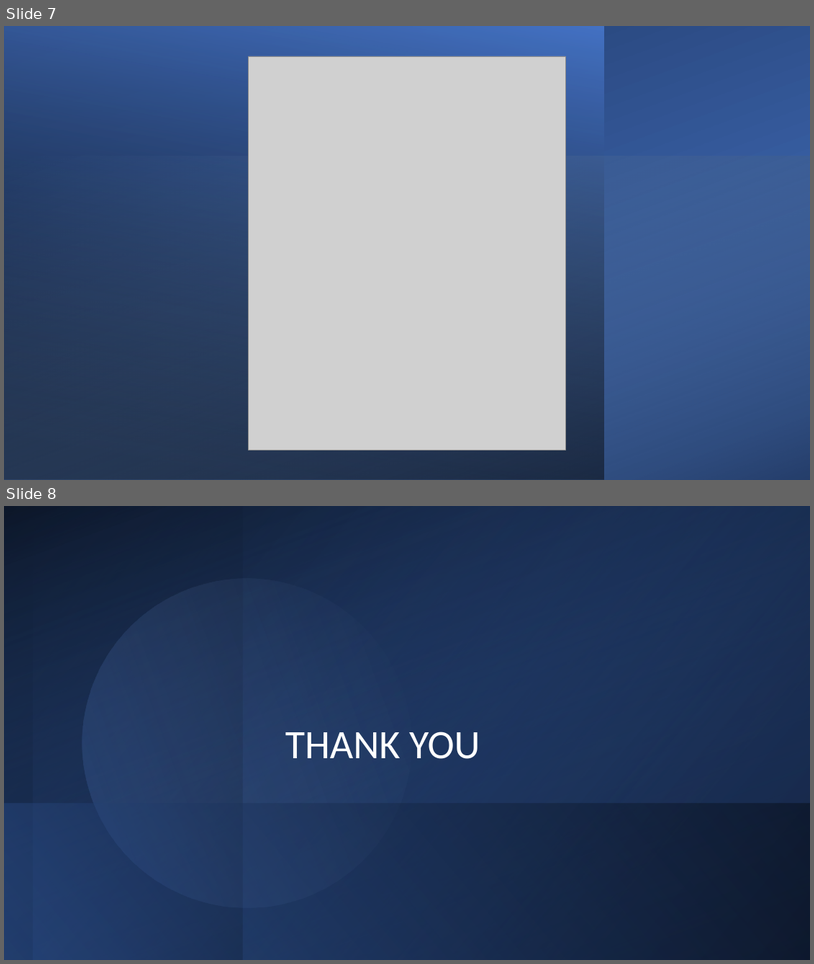
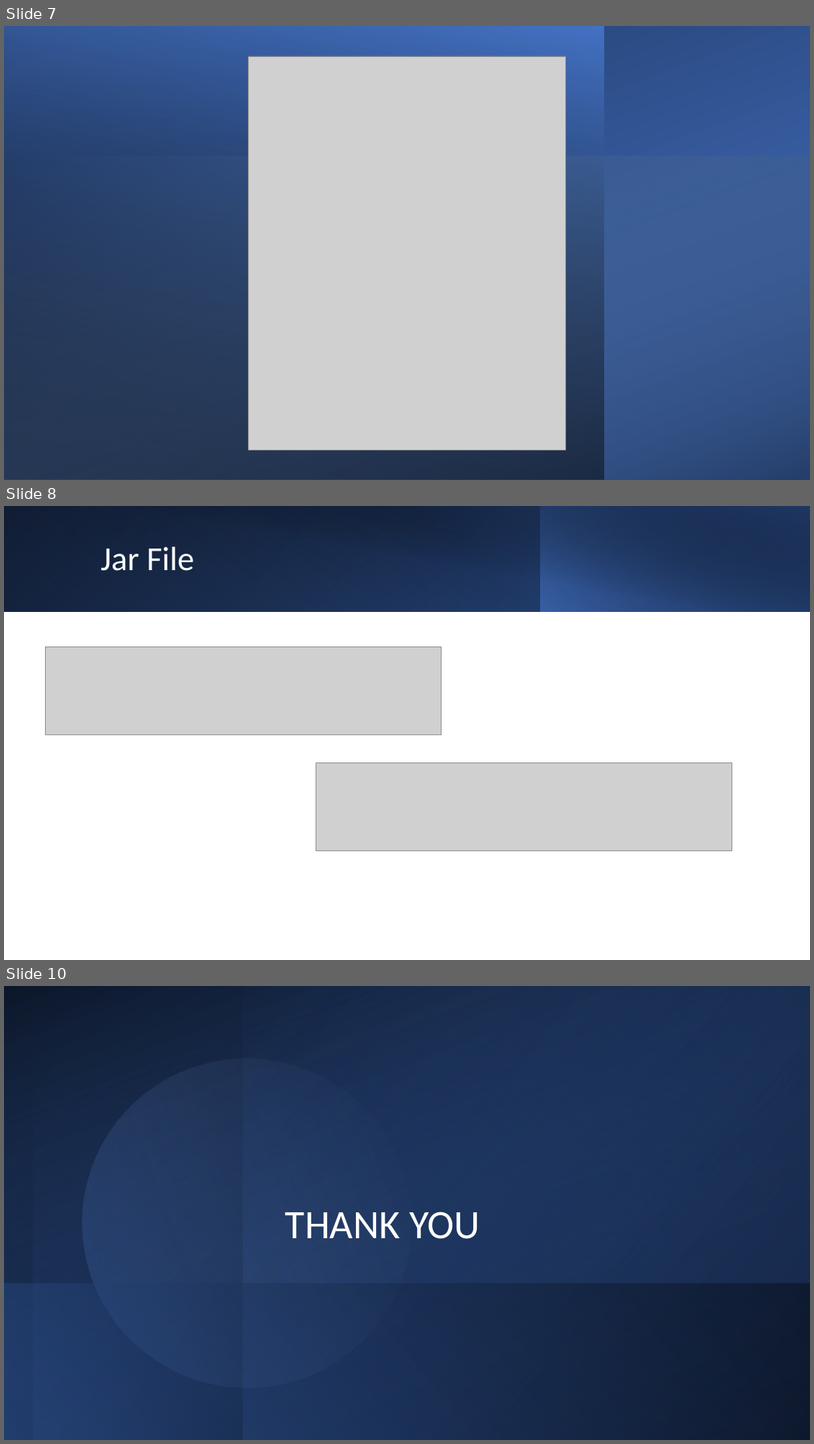
Before and after one commit to Ankitha30/DLTE-JavaFullStack-Ankitha-2024, a slide deck: MyBank Project/Documents/Final PPt.pptx. Shown one above the other, each under a label of ours: slides 7 and 8 before the commit, slides 7, 8 and 10 after it; the slides between them are not shown. The pictures are 814x964 and 814x1444 pixels, drawn with LibreOffice and Linux fonts; fonts in the diff are those of the drawing; grey boxes stand for pictures. Boxes give left, top, right and bottom in pixels: in the first picture for what was removed or moved away, otherwise in the second. Text is boxed around its words. In the diff, an @@ line names an element or a change of style, - is before the commit and + after.

```diff
--- a/MyBank Project/Documents/Final PPt.pptx
+++ b/MyBank Project/Documents/Final PPt.pptx
@@ slide 8 added at (4,506,810,960), background #FFFFFF @@
@@ rectangle added at (4,506,810,611), fill gradient #000000 to #2F5597 @@
@@ rectangle added at (4,506,541,611), fill gradient #4472C4 to #203864 @@
@@ rectangle added at (34,506,810,612), fill gradient #000000 to #203864 @@
@@ rectangle added at (540,506,810,611), fill gradient #4472C4 to #000000 @@
@@ title added at (100,546,194,571), 40 pt, text #FFFFFF @@
+Jar File
@@ picture added at (46,647,441,735) @@
@@ picture added at (316,762,733,851) @@
@@ what was slide 8 is now slide 10 @@
```
Also in this commit, not shown: 1 other slide added, 2 other files.
